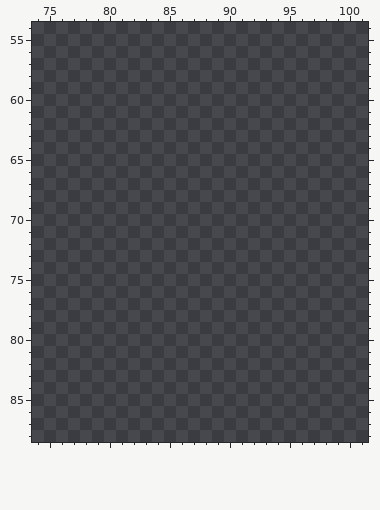
A pixel-art file gets an edit: art_wip/art_full.aseprite. Above: the version before the commit.
256x256 pixels, 1 frame. Colours within 5 levels of each other are drawn and written as one. Shown: x 74..101, y 54..88.
Now the later version:
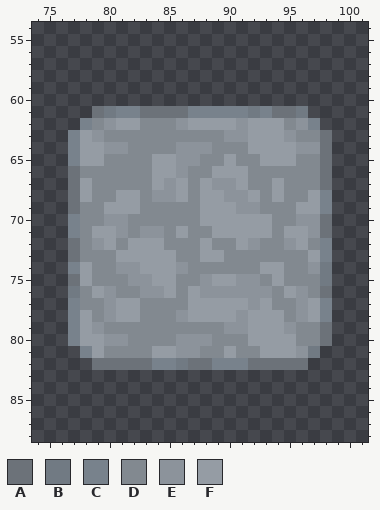
Palette (. is transparent): A #6c7279  B #717a83  C #78828c  D #828990  E #8c939b  F #959ca4
From old to new:
{"y":61,"x":79,"old":"..................","new":"ABCCAAAACCCCCBCAAB"}
{"y":62,"x":78,"old":"....................","new":"CDEFFDDDEFFFFEFFFDEC"}
{"y":63,"x":77,"old":"......................","new":"CFEDDDDDDDDDDEEFFFEDDA"}
{"y":64,"x":77,"old":"......................","new":"CFFEEDDDDEEEDDDFFFFEEA"}
{"y":65,"x":77,"old":"......................","new":"CFFDDDDFFEEDDFDDFFFDDA"}
{"y":66,"x":77,"old":"......................","new":"ADDDDDDFFEDDFFFDDDDDDA"}
{"y":67,"x":77,"old":"......................","new":"AFDDDDDFEFDFEEFDDFDDDA"}
{"y":68,"x":77,"old":"......................","new":"AFDDFFDEEFDFFEEFDFDDFC"}
{"y":69,"x":77,"old":"......................","new":"ADDFFFDDDDDFFFEEDDDFFC"}
{"y":70,"x":77,"old":"......................","new":"CDDEEDDDDDDFFFFFFDDEEA"}
{"y":71,"x":77,"old":"......................","new":"CDFFEDEEDFDDFFFFFDFFEA"}
{"y":72,"x":77,"old":"......................","new":"ADEFDFFFDDDFDDFEDDEFDC"}
{"y":73,"x":77,"old":"......................","new":"ADDDFFFFFDDFFDDDDDDDFC"}
{"y":74,"x":77,"old":"......................","new":"CFDDEEFFFEDDDDDDFFDDEB"}
{"y":75,"x":77,"old":"......................","new":"AFDDDEEFFDDEFFEEDFDDDB"}
{"y":76,"x":77,"old":"......................","new":"BDFEDDEEFDFEEEEEEDFEDA"}
{"y":77,"x":77,"old":"......................","new":"CDDEFFDDDDFFFFFEFDDEFC"}
{"y":78,"x":77,"old":"......................","new":"CFDEFFDDDEFFFFEFFFDEFC"}
{"y":79,"x":77,"old":"......................","new":"CFEDDDDDDDDDDEEFFFEDDA"}
{"y":80,"x":77,"old":"......................","new":"CFFEEDDDDEEEDDDFFFFDDA"}
{"y":81,"x":78,"old":"....................","new":"CFDDDDFFEEDDFDDFFFEB"}
{"y":82,"x":79,"old":"..................","new":"AAAAACCBAACCCAAAAA"}
{"label":"added","picture_box":[68,106,332,370]}
